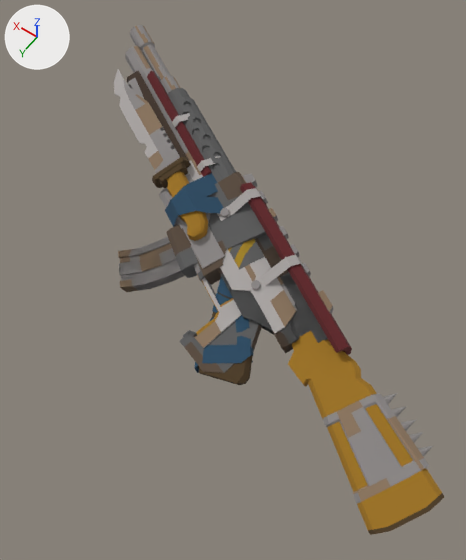
An edit to the glTF model zombie-night/models/guns.glb, drawn before and after from the same camera.
One viewpoint serves both versions: a camera (50 mm lens) standing at (-0.578, 0.769, 1.468) and looking at (0.072, -0.141, 0.037). Every picture has the same lights, and +X, +Y and +Z are marked at upper left. The picture after the commit comes second. Vertices at exactly the same position are counted once.

Objects in the first picture: 'Pistol', 'Rifle', 'SMG', 'Shotgun'.
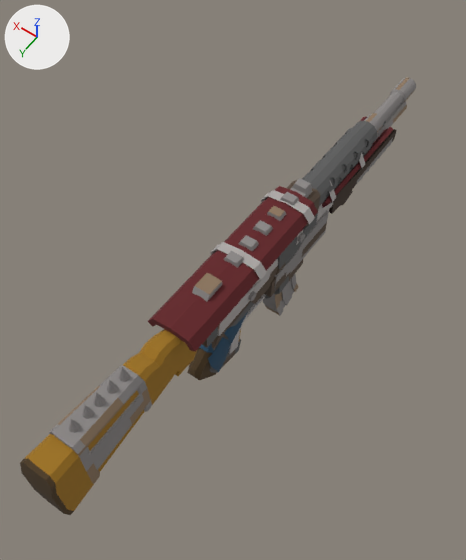
Edits to the bpy script that builds the scene:
```text
Change me_cube_007:
    remove me_cube_007.from_pydata(...)  # 801 vertices, 1446 faces; spans x -0.143..0.723, y -0.444..0.114, z -0.068..0.298
    add me_cube_007.from_pydata(...)  # 333 vertices, 593 faces; spans x -0.047..0.047, y -0.51..0.096, z -0.114..0.226
    me_cube_007 part 1: the loose piece of 36 vertices spanning x -0.089..0.093, y -0.135..0.114, z -0.068..0.078 is multiplied about the mesh origin by the matrix ((-0.038, 0.412, 0.897), (-0.856, 0.433, -0.235), (-0.491, -0.787, 0.34))
    me_cube_007 part 2: the loose piece of 74 vertices spanning x -0.143..0.369, y -0.386..-0.046, z -0.014..0.211 is multiplied about the mesh origin by the matrix ((-0.038, 0.412, 0.897), (-0.856, 0.433, -0.235), (-0.491, -0.787, 0.34))
    me_cube_007 part 3: the loose piece of 30 vertices spanning x -0.131..0.26, y -0.353..-0.103, z 0.024..0.19 is multiplied about the mesh origin by the matrix ((-0.038, 0.412, 0.897), (-0.856, 0.433, -0.235), (-0.491, -0.787, 0.34))
    me_cube_007 part 4: the loose piece of 60 vertices spanning x 0.101..0.382, y -0.321..-0.082, z 0.012..0.195 is multiplied about the mesh origin by the matrix ((-0.038, 0.412, 0.897), (-0.856, 0.433, -0.235), (-0.491, -0.787, 0.34))
    me_cube_007 part 5: the loose piece of 42 vertices spanning x -0.034..0.143, y -0.181..0.067, z -0.049..0.106 is multiplied about the mesh origin by the matrix ((-0.038, 0.412, 0.897), (-0.856, 0.433, -0.235), (-0.491, -0.787, 0.34))
    me_cube_007 part 6: the loose piece of 23 vertices spanning x 0.008..0.211, y -0.283..-0.134, z 0.109..0.17 is multiplied about the mesh origin by the matrix ((-0.038, 0.412, 0.897), (-0.856, 0.433, -0.235), (-0.491, -0.787, 0.34))
    me_cube_007 part 7: the loose piece of 207 vertices spanning x 0.178..0.377, y -0.279..-0.125, z 0.113..0.22 is deleted
    me_cube_007 part 8: the loose piece of 160 vertices spanning x 0.35..0.723, y -0.444..-0.219, z 0.173..0.298 is deleted
    me_cube_007 part 9: the loose piece of 69 vertices spanning x 0.12..0.337, y -0.363..-0.146, z 0.047..0.209 is deleted
    me_cube_007 part 10: the loose piece of 16 vertices spanning x 0.34..0.403, y -0.313..-0.199, z 0.149..0.241 is deleted
    me_cube_007 part 11: the loose piece of 16 vertices spanning x 0.333..0.388, y -0.297..-0.206, z 0.152..0.233 is deleted
    other edits to the shape of me_cube_007 do not show in these pictures
Change me_cube_002:
    remove me_cube_002.from_pydata(...)  # 843 vertices, 1542 faces; spans x -0.122..0.769, y -0.586..0.117, z -0.068..0.311
    add me_cube_002.from_pydata(...)  # 843 vertices, 1542 faces; spans x -0.049..0.047, y -0.967..0.146, z -0.117..0.221
    me_cube_002 part 12: the whole mesh is multiplied about the mesh origin by the matrix ((-0.039, 0.419, 0.914), (-0.872, 0.441, -0.239), (-0.5, -0.802, 0.346))
Change me_cube_064:
    remove me_cube_064.from_pydata(...)  # 1277 vertices, 2497 faces; spans x -0.312..0.605, y -0.539..0.091, z -0.055..0.287
    add me_cube_064.from_pydata(...)  # 1277 vertices, 2497 faces; spans x -0.075..0.075, y -0.794..0.2, z -0.197..0.275
    me_cube_064 part 13: the whole mesh is multiplied about the mesh origin by the matrix ((-0.038, 0.413, 0.901), (-0.86, 0.435, -0.236), (-0.493, -0.79, 0.341))
Change me_cube_010:
    remove me_cube_010.from_pydata(...)  # 1132 vertices, 2103 faces; spans x -0.67..0.802, y -0.638..0.208, z -0.149..0.341
    add me_cube_010.from_pydata(...)  # 1132 vertices, 2103 faces; spans x -0.057..0.057, y -1.019..0.617, z -0.197..0.321
    me_cube_010 part 14: the whole mesh is multiplied about the mesh origin by the matrix ((-0.038, 0.413, 0.901), (-0.86, 0.435, -0.236), (-0.493, -0.79, 0.341))
```

Changed parts and their boxes (x1, y1, x2, y2) in the pictures (466 x 560 px; the box of a moved part takes in the faces that stretch with it):
'Rifle', reshaped (26% wider, 14% shorter)
    before: (130, 25, 444, 535)
    after: (20, 77, 416, 515)
'SMG', reshaped (14% shorter)
    before: (118, 76, 352, 355)
    after: (147, 113, 384, 352)
'Pistol', reshaped
    before: (114, 69, 296, 373)
    after: (210, 202, 333, 373)
'Shotgun', reshaped (mostly hidden)
    before: (125, 46, 253, 385)
    after: (187, 101, 407, 380)
part 1 of me_cube_007, moved or reshaped
    before: (180, 320, 262, 373)
    after: (210, 329, 240, 373)
part 2 of me_cube_007, moved or reshaped
    before: (185, 159, 296, 333)
    after: (218, 202, 333, 336)
part 3 of me_cube_007, moved or reshaped (not visible afterwards)
    before: (278, 277, 295, 307)
part 4 of me_cube_007, moved or reshaped
    before: (159, 174, 225, 269)
    after: (275, 211, 329, 291)
part 5 of me_cube_007, moved or reshaped (mostly hidden afterwards)
    before: (194, 278, 242, 348)
    after: (229, 294, 265, 354)
part 6 of me_cube_007, moved or reshaped (not visible afterwards)
    before: (228, 239, 265, 270)
part 7 of me_cube_007, deleted (brown)
    before: (167, 171, 208, 241)
part 8 of me_cube_007, deleted
    before: (114, 69, 180, 173)
part 9 of me_cube_007, deleted (blue)
    before: (165, 173, 223, 227)
part 10 of me_cube_007, deleted
    before: (152, 157, 191, 188)
part 11 of me_cube_007, deleted
    before: (158, 163, 188, 188)
